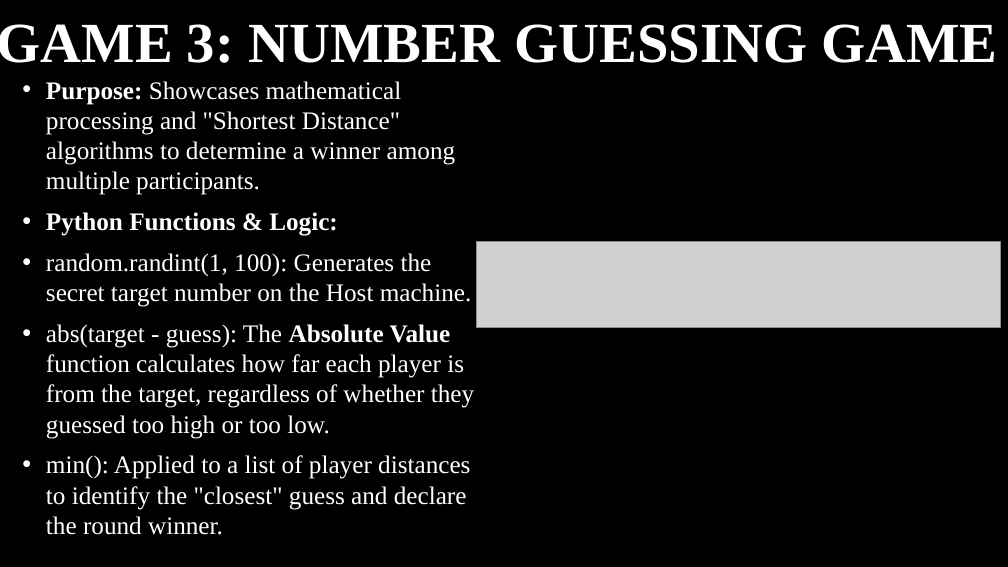
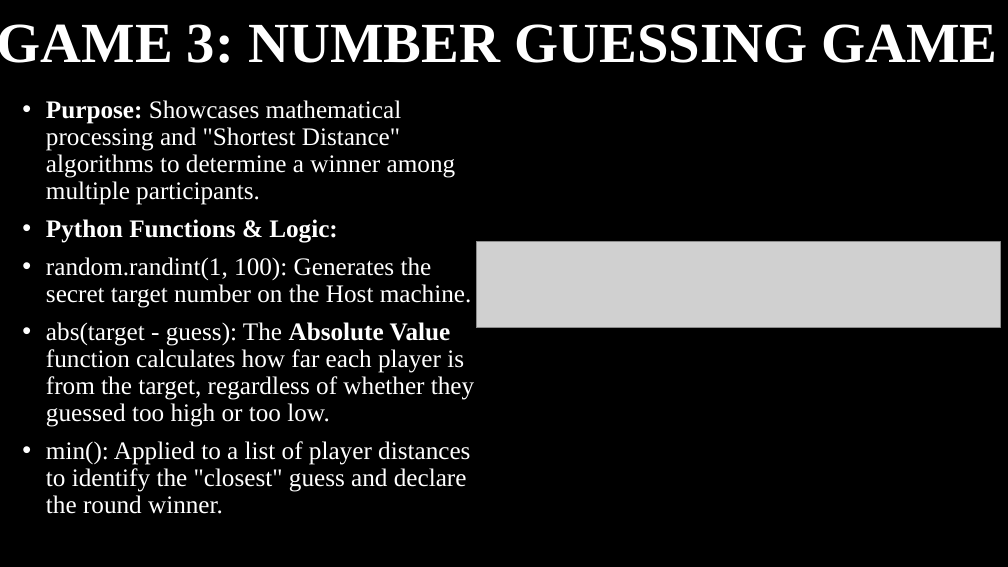
Before and after one commit to tadkins01/PI_Project, a slide deck: slide 5 of Everyone/THE_FinalPiParty.pptx. Drawn at 1008x567 pixels with LibreOffice and Linux fonts; fonts in the diff are those of the drawing; grey boxes stand for pictures; background and template pictures are left out. Boxes give left, top, right and bottom in pixels: in the first picture for what was removed or moved away, otherwise in the second. Text is boxed around its words. In the diff, an @@ line names an element or a change of style, - is before the commit and + after.

```diff
--- a/Everyone/THE_FinalPiParty.pptx
+++ b/Everyone/THE_FinalPiParty.pptx
@@ text "Purpose: Showcases mathematical processing and ..." at (46,100,474,514): line spacing 1 to 0.9 @@
```
Also in this commit, not shown: 4 other slides changed.
